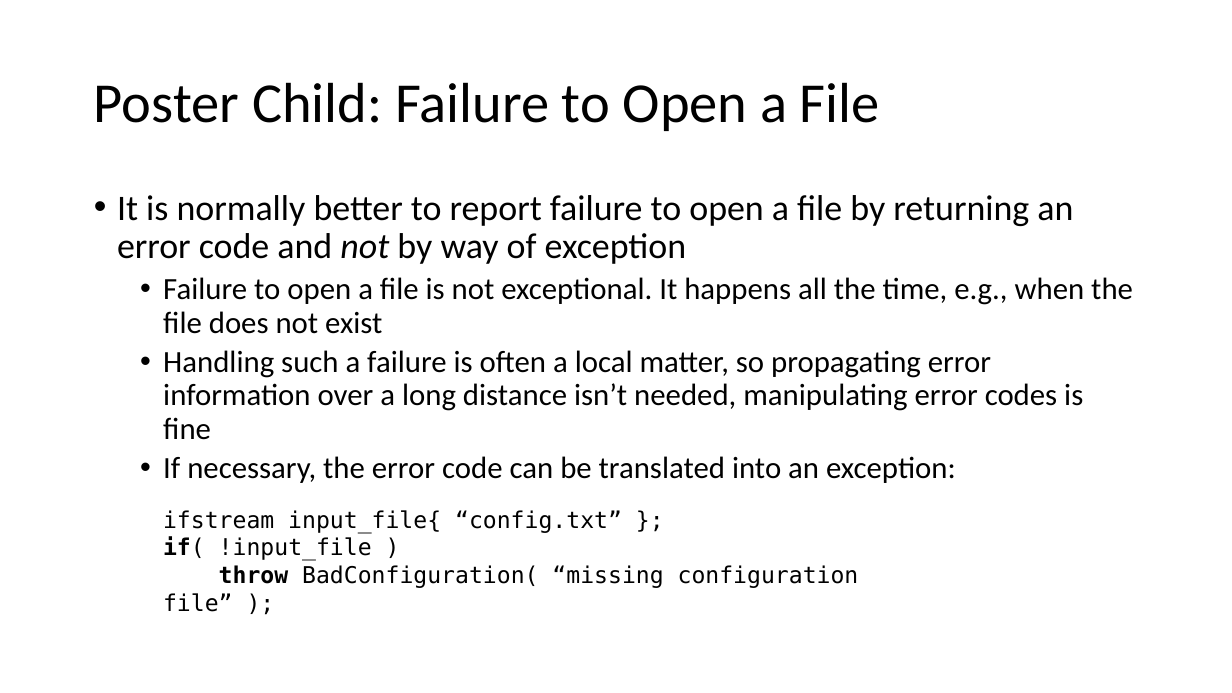
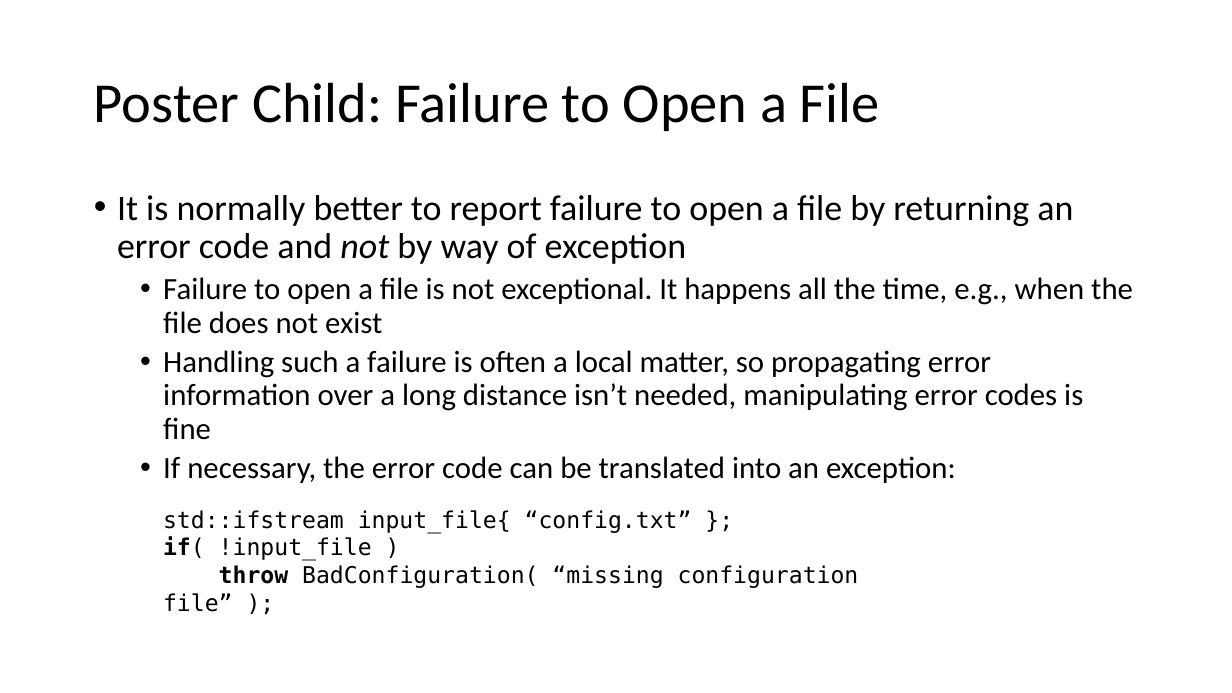
Before and after one commit to pchapin/cpp, a slide deck: slide 10 of Presentations/Exceptions.pptx. Drawn at 1232x693 pixels with LibreOffice and Linux fonts; fonts in the diff are those of the drawing. Boxes give left, top, right and bottom in pixels: in the first picture for what was removed or moved away, otherwise in the second. Text is boxed around its words. In the diff, an @@ line names an element or a change of style, - is before the commit and + after.

```diff
--- a/Presentations/Exceptions.pptx
+++ b/Presentations/Exceptions.pptx
@@ text at [163,510,692,534]: text changed @@
-ifstream input_file{ “config.txt” };
+std::ifstream input_file{ “config.txt” };
```
Also in this commit, not shown: 5 other slides changed, 6 slides added.
